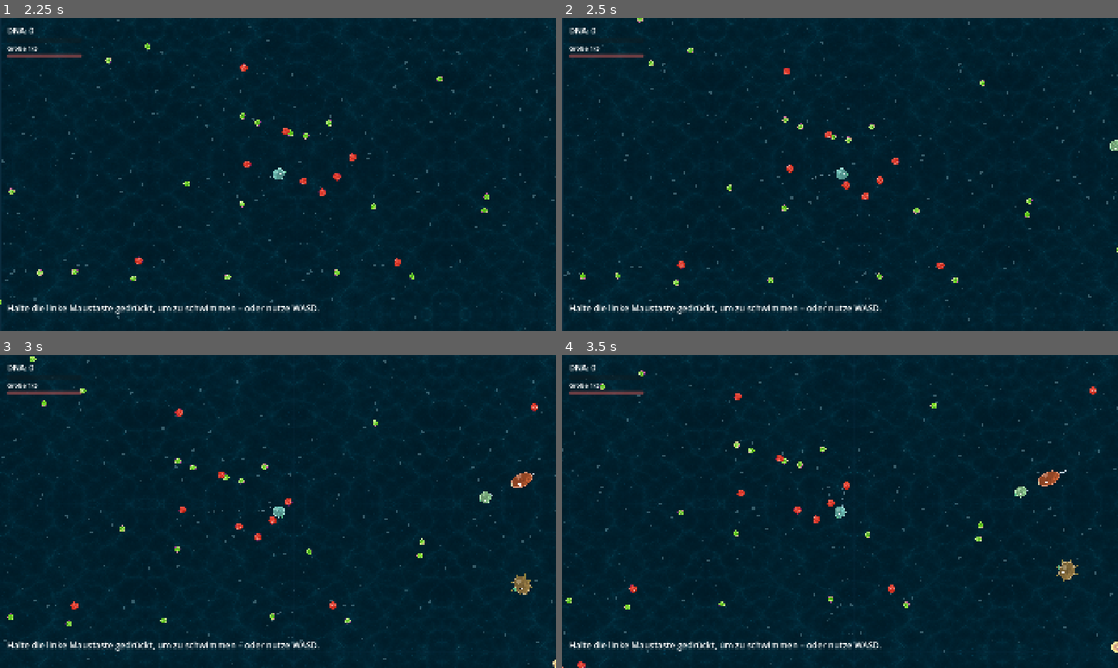
Above: before the commit, frames 1-4 (two rows, left to right).
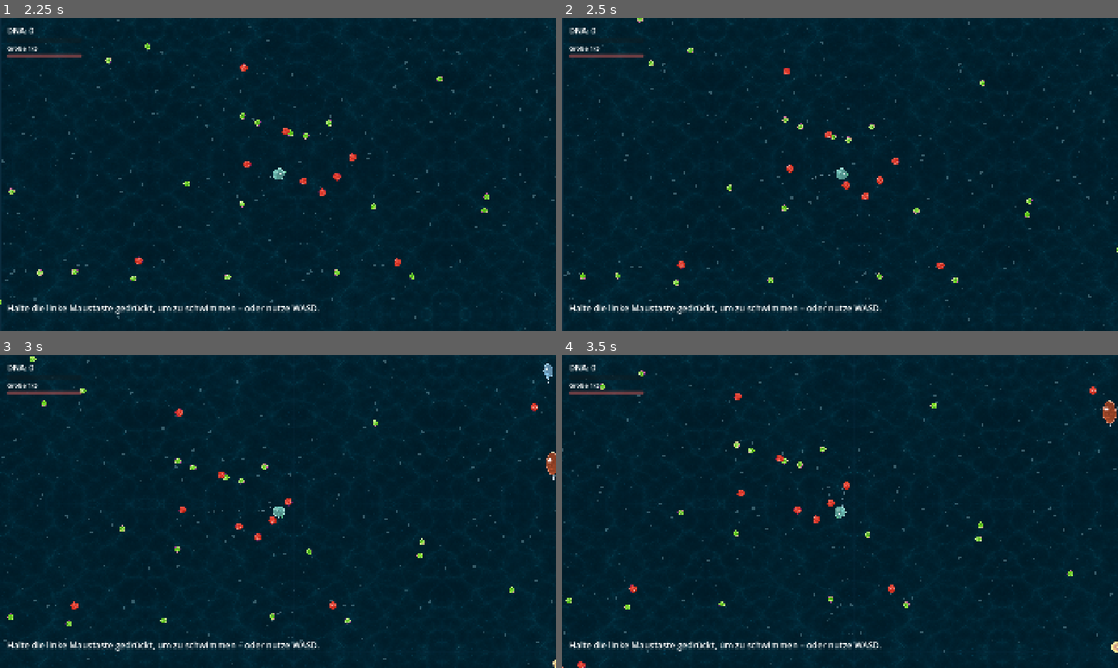
Above: after the commit, the same moments.

Repository: Mayo73/agenthub-backup
Game: Godot game, scene res://scenes/main.tscn
Two runs of this game, one before a commit and one after it. Both use one fixed random seed, a clock stepped at 60 frames per second and the inputs below.
Inputs (mouse positions are in pixels of both pictures, inside the frame that each line leads up to):
- Up to frame 1 (2.25 s): click "Neue Partie: Pflanzenfresser" at 0.5 s; click "Neue Partie: Fleischfresser" at 1.25 s; tap Enter at 2 s; move the mouse to (400, 158) at 2.02 s; hold D (rechts) from 2.03 s (still down); tap W (hoch) at 2.1 s; click (400, 158) at 2.17 s
- Up to frame 2 (2.5 s): keep holding D (rechts)
- Up to frame 3 (3 s): release D (rechts) at 2.75 s; drag from (166, 527) to (250, 574) at 2.77 s
- Up to frame 4 (3.5 s): no input

Frame 1 is identical in both runs. In frame 2, less than 0.1% of the frame differs, in the area x 98-100%, y 38-43%; in frame 3, 0.6%, in the area x 86-100%, y 2-77%; in frame 4, 0.5%.

Commit message:
T-0229: Drei zusätzliche Zellarten (Flimmerling, Panzerling, Schwebqualle)
Erstellt vom lokalen Agent (Modell qwen3.5:35b-a3b, Versuch 1 von 5).

Diff:
--- a/scripts/part_drops.gd
+++ b/scripts/part_drops.gd
@@ -11,6 +11,9 @@
 	"weidezelle": "wimpern",
 	"hornjaeger": "duese",
 	"riesenschlund": "ruessel",
+	"flimmerling": "geissel",
+	"panzerling": "stachel",
+	"schwebqualle": "wimpern",
 }
 
 
--- a/scripts/species_catalog.gd
+++ b/scripts/species_catalog.gd
@@ -1,18 +1,21 @@
 class_name SpeciesCatalog
 extends RefCounted
-## Die acht anderen Zellarten im Ökosystem, verteilt über die fünf Größenabschnitte.
+## Die anderen Zellarten im Ökosystem, verteilt über die fünf Größenabschnitte.
 
 ## stage = Größenabschnitt (0 bis 4, Radius wie CellProgress.RADII), speed in Pixeln pro Sekunde,
 ## damage = Bissschaden, behavior = Verhaltensmuster (wird später ausgebaut).
 const SPECIES := {
 	"blasenling": {"name": "Blasenling", "stage": 0, "diet": Diet.PFLANZENFRESSER, "behavior": "scheu", "speed": 110.0, "hp": 20.0, "damage": 0.0, "color": Color(0.66, 0.9, 0.63), "pattern": "keins", "stretch": 1.0},
+	"flimmerling": {"name": "Flimmerling", "stage": 0, "diet": Diet.PFLANZENFRESSER, "behavior": "scheu", "speed": 140.0, "hp": 15.0, "damage": 0.0, "color": Color(0.55, 0.85, 0.95), "pattern": "punkte", "stretch": 1.25},
 	"schnapper": {"name": "Schnapper", "stage": 1, "diet": Diet.FLEISCHFRESSER, "behavior": "jaeger", "speed": 150.0, "hp": 40.0, "damage": 15.0, "color": Color(0.91, 0.51, 0.23), "pattern": "streifen", "stretch": 1.3},
 	"stachelkugel": {"name": "Stachelkugel", "stage": 1, "diet": Diet.PFLANZENFRESSER, "behavior": "stachel", "speed": 60.0, "hp": 50.0, "damage": 10.0, "color": Color(0.79, 0.71, 0.35), "pattern": "punkte", "stretch": 0.9},
 	"giftling": {"name": "Giftling", "stage": 2, "diet": Diet.ALLESFRESSER, "behavior": "gift", "speed": 100.0, "hp": 60.0, "damage": 8.0, "color": Color(0.61, 0.35, 0.71), "pattern": "flecken", "stretch": 1.1},
 	"zitterzelle": {"name": "Zitterzelle", "stage": 2, "diet": Diet.FLEISCHFRESSER, "behavior": "elektro", "speed": 130.0, "hp": 60.0, "damage": 12.0, "color": Color(0.95, 0.88, 0.35), "pattern": "streifen", "stretch": 1.4},
+	"panzerling": {"name": "Panzerling", "stage": 2, "diet": Diet.PFLANZENFRESSER, "behavior": "scheu", "speed": 70.0, "hp": 110.0, "damage": 0.0, "color": Color(0.55, 0.45, 0.35), "pattern": "flecken", "stretch": 0.95},
 	"weidezelle": {"name": "Weidezelle", "stage": 3, "diet": Diet.PFLANZENFRESSER, "behavior": "herde", "speed": 90.0, "hp": 120.0, "damage": 0.0, "color": Color(0.37, 0.7, 0.63), "pattern": "flecken", "stretch": 1.2},
 	"hornjaeger": {"name": "Hornjäger", "stage": 3, "diet": Diet.FLEISCHFRESSER, "behavior": "jaeger", "speed": 170.0, "hp": 120.0, "damage": 25.0, "color": Color(0.75, 0.22, 0.17), "pattern": "punkte", "stretch": 1.4},
 	"riesenschlund": {"name": "Riesenschlund", "stage": 4, "diet": Diet.FLEISCHFRESSER, "behavior": "lauerer", "speed": 80.0, "hp": 300.0, "damage": 40.0, "color": Color(0.42, 0.2, 0.51), "pattern": "flecken", "stretch": 0.85},
+	"schwebqualle": {"name": "Schwebqualle", "stage": 4, "diet": Diet.PFLANZENFRESSER, "behavior": "scheu", "speed": 50.0, "hp": 250.0, "damage": 0.0, "color": Color(0.9, 0.7, 0.85), "pattern": "keins", "stretch": 0.8},
 }
 
 
--- a/scripts/species_parts.gd
+++ b/scripts/species_parts.gd
@@ -12,6 +12,9 @@
 	"weidezelle": [{"id": "filtermaul", "pos": Vector2(1, 0), "angle": 0.0}, {"id": "wimpern", "pos": Vector2(0, 1), "angle": 0.0}, {"id": "wimpern", "pos": Vector2(0, -1), "angle": 0.0}],
 	"hornjaeger": [{"id": "kiefer", "pos": Vector2(1, 0), "angle": 0.0}, {"id": "stachel", "pos": Vector2(0.7, 0.7), "angle": 0.0}, {"id": "stachel", "pos": Vector2(0.7, -0.7), "angle": 0.0}, {"id": "duese", "pos": Vector2(-1, 0), "angle": 0.0}],
 	"riesenschlund": [{"id": "kiefer", "pos": Vector2(1, 0), "angle": 0.0}, {"id": "geissel", "pos": Vector2(-0.7, 0.7), "angle": 0.0}, {"id": "geissel", "pos": Vector2(-0.7, -0.7), "angle": 0.0}],
+	"flimmerling": [{"id": "filtermaul", "pos": Vector2(1, 0), "angle": 0.0}, {"id": "geissel", "pos": Vector2(-1, 0), "angle": 0.0}],
+	"panzerling": [{"id": "filtermaul", "pos": Vector2(1, 0), "angle": 0.0}, {"id": "stachel", "pos": Vector2(-0.7, 0.7), "angle": 0.0}, {"id": "stachel", "pos": Vector2(-0.7, -0.7), "angle": 0.0}],
+	"schwebqualle": [{"id": "filtermaul", "pos": Vector2(1, 0), "angle": 0.0}, {"id": "wimpern", "pos": Vector2(-1, 0), "angle": 0.0}, {"id": "wimpern", "pos": Vector2(0, 1), "angle": 0.0}, {"id": "wimpern", "pos": Vector2(0, -1), "angle": 0.0}],
 }
 
 
--- a/tests/test_species_catalog.gd
+++ b/tests/test_species_catalog.gd
@@ -3,7 +3,7 @@
 
 func test_acht_arten() -> void:
 	var ids := SpeciesCatalog.ids()
-	check_eq(ids.size(), 8, "acht Arten")
+	check_eq(ids.size(), 11, "elf Arten")
 	var names: Array[String] = []
 	for id in ids:
 		var n := SpeciesCatalog.name_of(id)
@@ -35,7 +35,16 @@
 
 
 func test_nahe_abschnitte() -> void:
-	var near0: Array[String] = ["blasenling", "schnapper", "stachelkugel"]
-	var near4: Array[String] = ["weidezelle", "hornjaeger", "riesenschlund"]
+	var near0: Array[String] = ["blasenling", "flimmerling", "schnapper", "stachelkugel"]
+	var near4: Array[String] = ["weidezelle", "hornjaeger", "riesenschlund", "schwebqualle"]
 	check_eq(SpeciesCatalog.ids_near_stage(0), near0, "nahe Abschnitt 0")
 	check_eq(SpeciesCatalog.ids_near_stage(4), near4, "nahe Abschnitt 4")
+
+
+func test_neue_arten() -> void:
+	check_eq(SpeciesCatalog.radius_of("flimmerling"), 12.0, "Flimmerling radius")
+	check_eq(SpeciesCatalog.radius_of("panzerling"), 27.0, "Panzerling radius")
+	check_eq(SpeciesCatalog.radius_of("schwebqualle"), 60.0, "Schwebqualle radius")
+	check_eq(SpeciesCatalog.data("schwebqualle")["damage"], 0.0, "Schwebqualle damage")
+	check_eq(PartDrops.DROPS["panzerling"], "stachel", "Panzerling Drop")
+	check_eq(SpeciesParts.parts_of("schwebqualle").size(), 4, "Schwebqualle Teile")
Not shown, changed: docs/zelltypen.md
